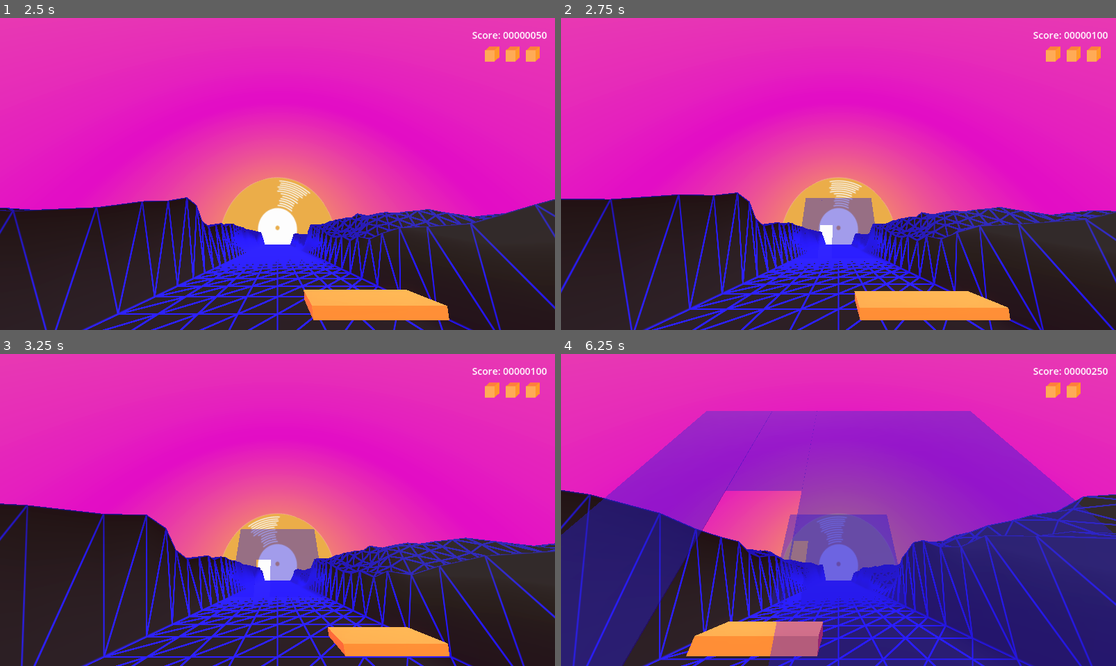
Above: before the commit, frames 1-4 (two rows, left to right).
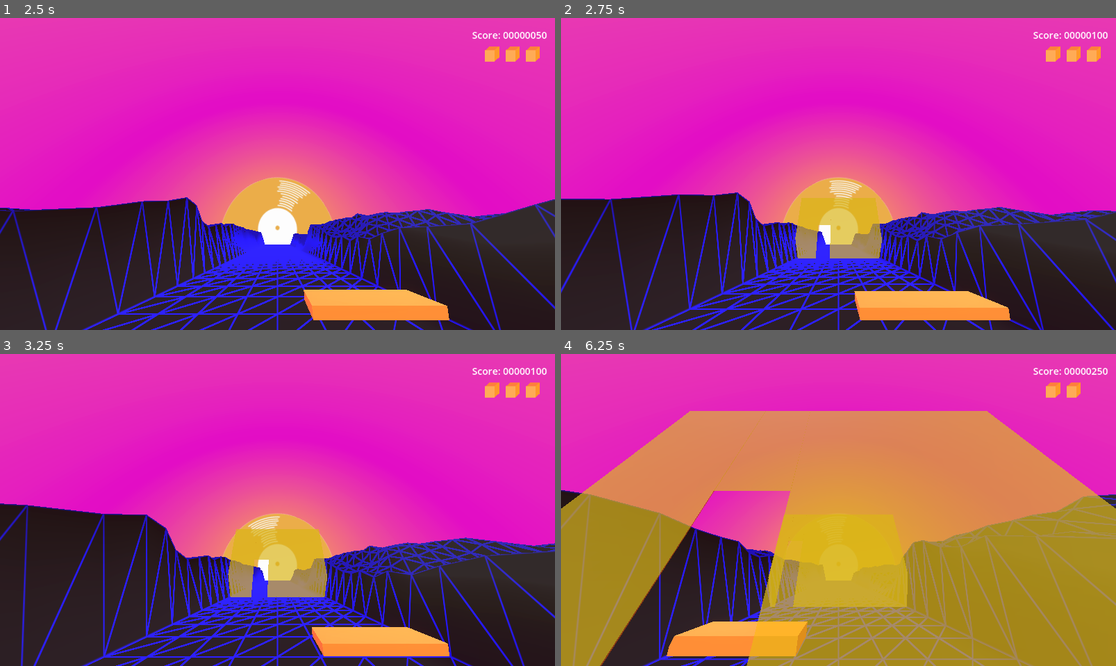
Above: after the commit, the same moments.

Repository: gabriellebrand/Neon-Strech
Game: Godot game, scene res://Scenes/GameLoop.tscn
Two runs of this game, one before a commit and one after it. Both use one fixed random seed, a clock stepped at 60 frames per second and the inputs below.
Inputs:
- Up to frame 1 (2.5 s): click "PLAY" at 0.5 s; hold D (move_right) 1.28-2.03 s; hold S (stretch_down) from 2.03 s (still down)
- Up to frame 2 (2.75 s): keep holding S (stretch_down)
- Up to frame 3 (3.25 s): release S (stretch_down) at 2.78 s; hold D (move_right) from 2.78 s (still down)
- Up to frame 4 (6.25 s): release D (move_right) at 3.53 s; hold W (stretch_up) 3.53-4.28 s; hold A (move_left) 4.28-5.78 s; hold S (stretch_down) from 5.78 s (still down)

Frame 1 is identical in both runs. In frame 2, 2.6% of the frame differs, in the area x 42-58%, y 57-78%; in frame 3, 3.7%; in frame 4, 65%, in the area x 0-100%, y 18-100%.

Commit message:
fix movement range and max wall width

Diff:
--- a/GameJam/Scenes/WallPartMesh.tscn
+++ b/GameJam/Scenes/WallPartMesh.tscn
@@ -4,7 +4,7 @@
 
 [sub_resource type="StandardMaterial3D" id="StandardMaterial3D_0pxr1"]
 transparency = 1
-albedo_color = Color(0, 0, 1, 0.427451)
+albedo_color = Color(0.752941, 0.815686, 0, 0.690196)
 
 [sub_resource type="BoxMesh" id="BoxMesh_lagoo"]
 material = SubResource("StandardMaterial3D_0pxr1")
--- a/GameJam/Scripts/Player.gd
+++ b/GameJam/Scripts/Player.gd
@@ -14,7 +14,7 @@
 
 # movement constants
 const MOVE_SPEED = 4.0
-const MOVE_MAX_X = 4
+const MOVE_MAX_X = 3.5
 
 func _ready():
     snap_to_ground()
--- a/GameJam/Scripts/Wall.gd
+++ b/GameJam/Scripts/Wall.gd
@@ -8,7 +8,7 @@
 
 # wall dimensions
 const wh = 6.0
-const ww = 8.0
+const ww = 9.0
 
 # min and max z depth for walls
 # wall spawns at z=z_initial and moves up to a positive z=z_final
